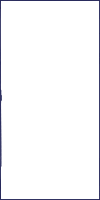
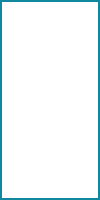
Comparing the layer stacks of the two 100 × 200 images. Changes:
added layer "decorations-wrapper-layer" above "newColorPalette.kra (352.0 KiB) - Krita 2_8_2024 7_26_26 AM.png" over [0, 0, 100, 200]
hid "Paint Layer 1" over [0, 0, 100, 200]
